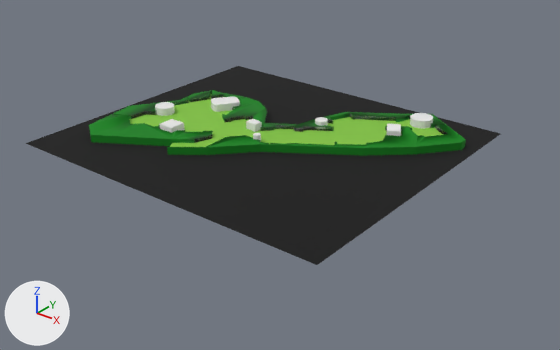
The COLLADA model bin/data/FieldDay-2012-3D.dae: old version first, new version second.
Before and after are seen from a 50 mm lens placed at (1.607, -0.993, 0.774), pointed at (0.521, 0.365, -0.068). Lighting does not change. The marker at lower left points along +X, +Y and +Z. Where no turn or scale is listed for an object, it has been applied to the vertices. Vertices at the same position are counted once.

Script lines for the objects in view, before the commit:
```python
me_group_0 = bpy.data.meshes.new('group_0')
me_group_0.from_pydata(...)  # 357 vertices, 710 faces; spans x 0.0..0.824, y 0.0..0.66, z 0.0..0.02
# faces by material slot: [334, 226, 150]
me_group_0.materials.append(mat_fieldday_darkgreen)  # picture img_fieldday_darkgreen_png
me_group_0.materials.append(mat_material_1)  # white #ffffff
me_group_0.materials.append(mat_fieldday_lightgreen)  # picture img_fieldday_lightgreen_png
me_sketchup = bpy.data.meshes.new('SketchUp')
me_sketchup.from_pydata(...)  # 324 vertices, 610 faces; spans x 0.0..0.9, y 0.0..0.8, z 0.0..0.03
# faces by material slot: [608, 2]
me_sketchup.materials.append(mat_fieldday_white)  # its picture is missing
me_sketchup.materials.append(mat_fieldday_transparent)  # picture img_fieldday_transparent_png
ob_group_0 = bpy.data.objects.new('group_0', me_group_0)
ob_group_0.location = (0.043, 0.107, 0.0)
ob_sketchup = bpy.data.objects.new('SketchUp', me_sketchup)
ob_sketchup.location = (0.0, 0.0, 0.0)
```
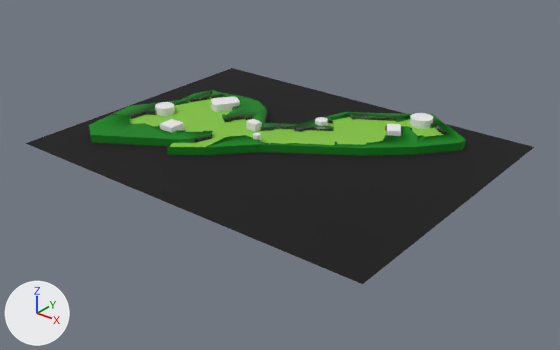
Pixel boxes (x1, y1, x2, y2) of what changed, in the pictures (560 x 350 px):
'SketchUp', reshaped (7% wider, 8% taller)
    before: (26, 66, 501, 265)
    after: (26, 68, 534, 284)

The change, as a list of edits to the scene's bpy script:
```text
Change me_sketchup:
    where me_sketchup.from_pydata(...)  # 324 vertices, 610 faces; spans x 0.0..0.9, y 0.0..0.8, z 0.0..0.03
    used by ob_sketchup; location = (0.0, 0.0, 0.0)
    me_sketchup part 1
    me_sketchup.vertices[320].co: (0.9, 0.8, 0.0) -> (1.0, 0.771, 0.0)  # pixel (501, 133) -> pixel (534, 147)
    me_sketchup.vertices[322].co: (0.0, 0.8, 0.0) -> (0.0, 0.771, 0.0)  # pixel (238, 65) -> pixel (232, 68)
    me_sketchup.vertices[323].co: (0.9, 0.0, 0.0) -> (1.0, 0.0, 0.0)  # pixel (317, 265) -> pixel (362, 284)
```
